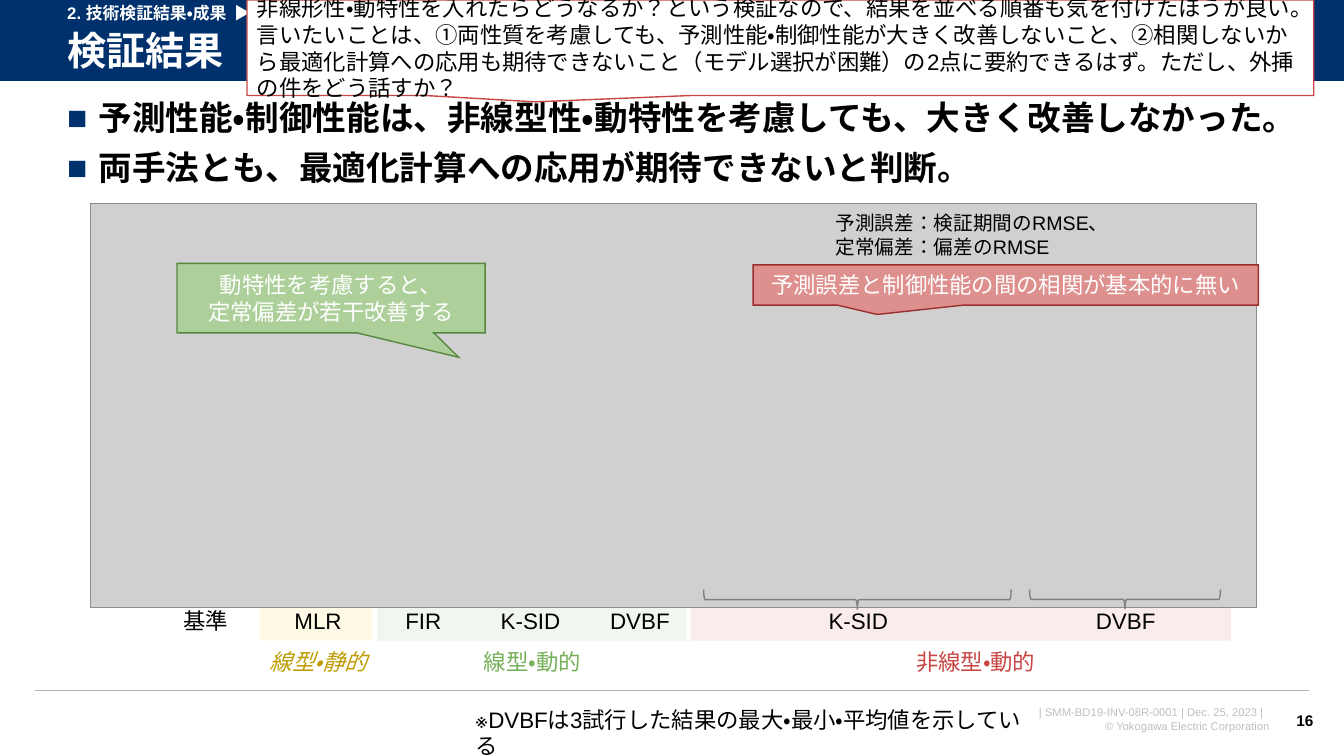
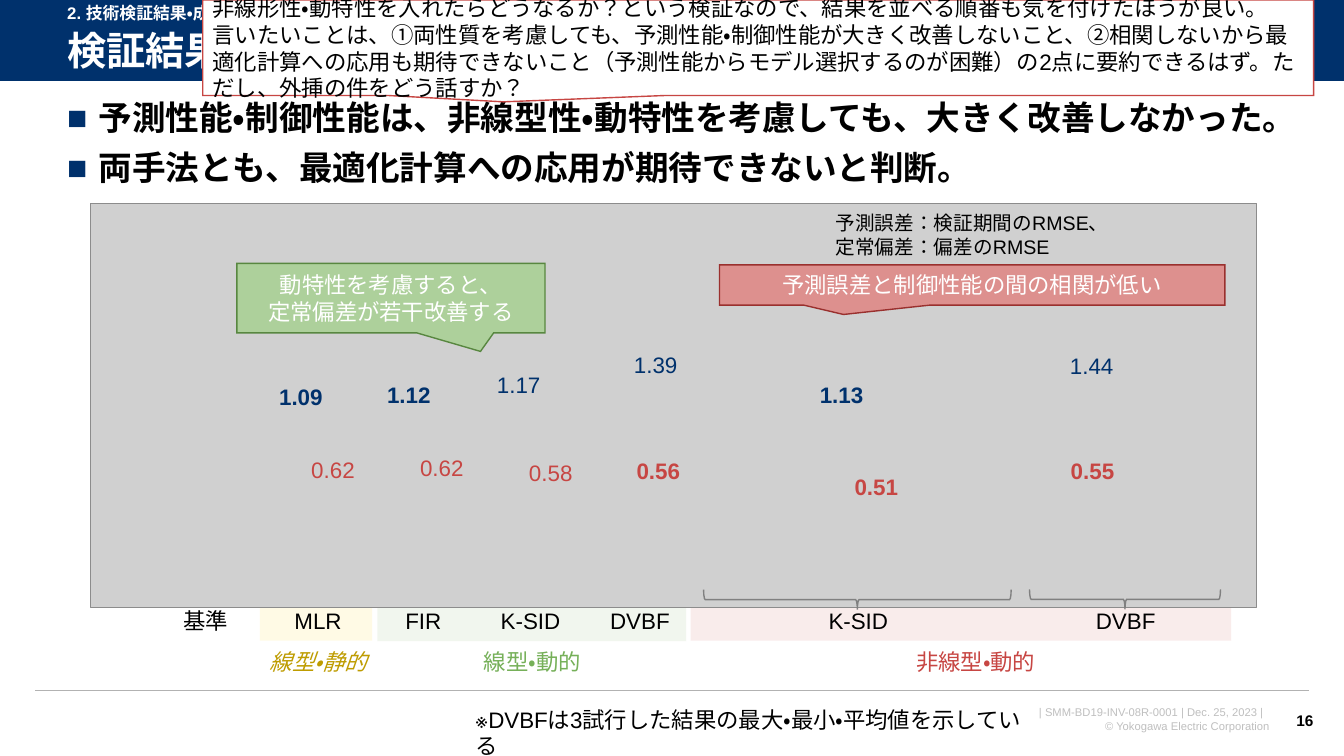
Before and after one commit to watarukumagai-git/opt, a slide deck: slide 16 of SoS/20231212_連携最適_LR2資料_kuma.pptx. Drawn at 1344x756 pixels with LibreOffice and Linux fonts; fonts in the diff are those of the drawing; grey boxes stand for pictures; background and template pictures are left out. Boxes give left, top, right and bottom in pixels: in the first picture for what was removed or moved away, otherwise in the second. Text is boxed around its words. In the diff, an @@ line names an element or a change of style, - is before the commit and + after.

```diff
--- a/SoS/20231212_連携最適_LR2資料_kuma.pptx
+++ b/SoS/20231212_連携最適_LR2資料_kuma.pptx
@@ speech box "非線形性・動特性を入れたらどうなるか？という検証なので、結果を並べる順番も気を付けたほうが良い。": place and size @@
-speech box "非線形性・動特性を入れたらどうなるか？という検証なので、結果を並べる順番も気を付けたほうが良い。" at box(247, 0, 1314, 96)
+speech box "非線形性・動特性を入れたらどうなるか？という検証なので、結果を並べる順番も気を付けたほうが良い。" at box(203, 0, 1314, 96)
@@ text in speech box at box(213, 24, 1295, 102): text changed @@
-言いたいことは、①両性質を考慮しても、予測性能・制御性能が大きく改善しないこと、②相関しないから最適化計算への応用も期待できないこと（モデル選択が困難）の2点に要約できるはず。ただし、外挿の件をどう話すか？
+言いたいことは、①両性質を考慮しても、予測性能・制御性能が大きく改善しないこと、②相関しないから最適化計算への応用も期待できないこと（予測性能からモデル選択するのが困難）の2点に要約できるはず。ただし、外挿の件をどう話すか？
@@ speech box "動特性を考慮すると、": place and size @@
-speech box "動特性を考慮すると、" at box(177, 263, 486, 333)
+speech box "動特性を考慮すると、" at box(237, 263, 545, 333)
@@ speech box "動特性を考慮すると、" at box(237, 263, 545, 333): proportions changed @@
@@ speech box "予測誤差と制御性能の間の相関が低い": place and size @@
-speech box "予測誤差と制御性能の間の相関が低い" at box(753, 265, 1258, 306)
+speech box "予測誤差と制御性能の間の相関が低い" at box(720, 265, 1225, 306)
@@ text in speech box at box(782, 274, 1161, 295): text changed @@
-予測誤差と制御性能の間の相関が基本的に無い
+予測誤差と制御性能の間の相関が低い
@@ text added at box(634, 357, 677, 374), 16 pt, text #00316C @@
+1.39
@@ text added at box(1070, 358, 1113, 374), 16 pt, text #00316C @@
+1.44
@@ text added at box(279, 389, 322, 405), 16 pt, text #00316C, bold @@
+1.09
@@ text added at box(387, 387, 430, 403), 16 pt, text #00316C, bold @@
+1.12
@@ text added at box(497, 377, 540, 393), 16 pt, text #00316C @@
+1.17
@@ text added at box(820, 387, 863, 404), 16 pt, text #00316C, bold @@
+1.13
@@ text added at box(311, 462, 354, 478), 16 pt, text #C74643 @@
+0.62
@@ text added at box(420, 460, 463, 476), 16 pt, text #C74643 @@
+0.62
@@ text added at box(529, 465, 572, 481), 16 pt, text #C74643 @@
+0.58
@@ text added at box(637, 463, 680, 479), 16 pt, text #C74643, bold @@
+0.56
@@ text added at box(855, 479, 898, 495), 16 pt, text #C74643, bold @@
+0.51
@@ text added at box(1071, 463, 1114, 479), 16 pt, text #C74643, bold @@
+0.55
```
Also in this commit, not shown: 7 other slides changed, 1 other file.
